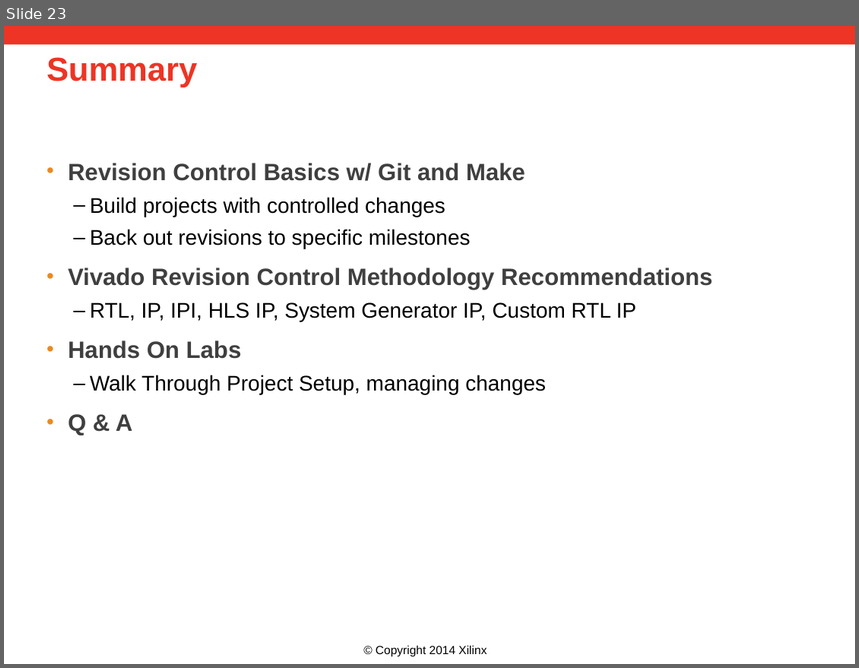
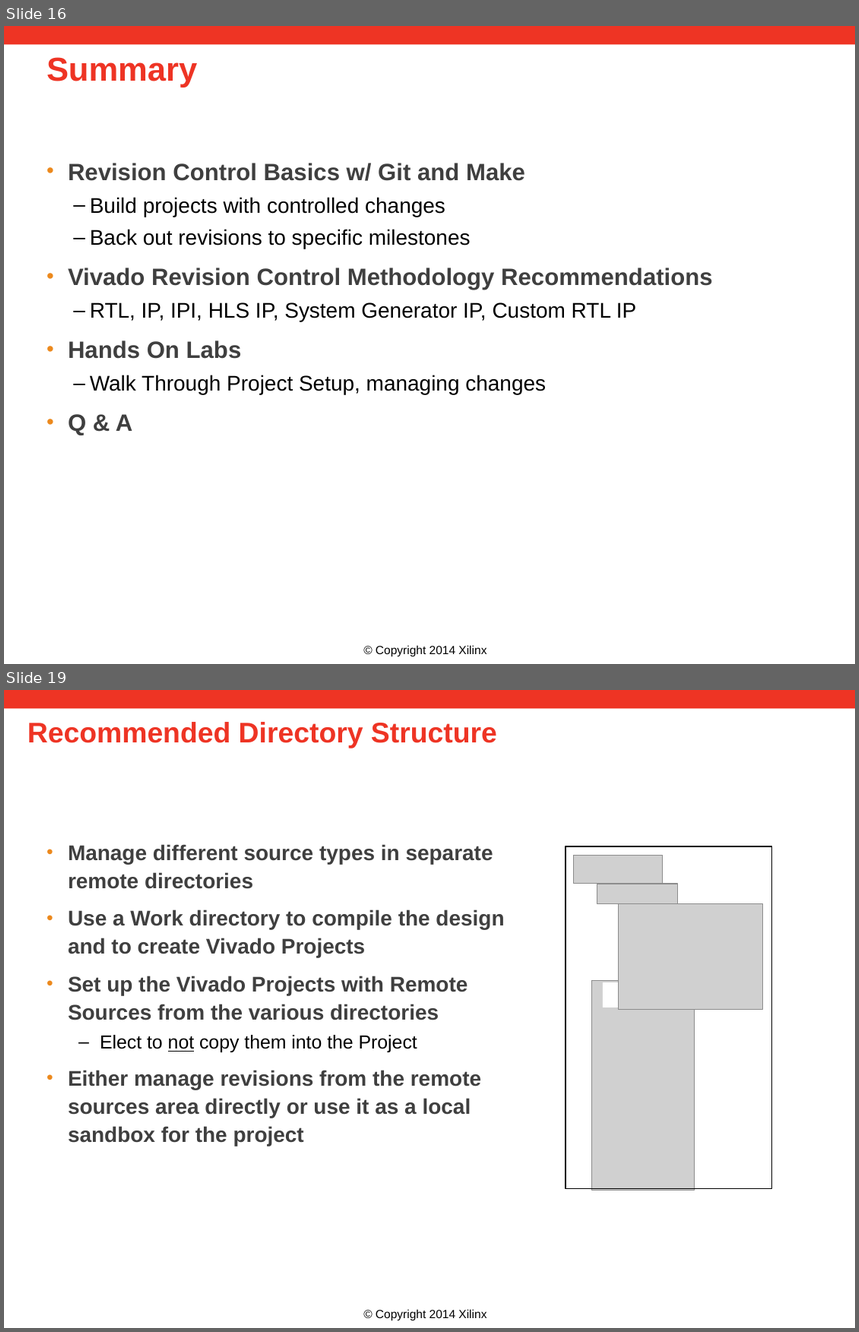
Before and after one commit to Xilinx/revCtrl, a slide deck: doc/versionControl.pptx. Shown one above the other, each under a label of ours: slide 23 before the commit, slides 16 and 19 after it; the slides between them are not shown. The pictures are 859x668 and 859x1332 pixels, drawn with LibreOffice and Linux fonts; fonts in the diff are those of the drawing; grey boxes stand for pictures; background and template pictures are left out. Boxes give left, top, right and bottom in pixels: in the first picture for what was removed or moved away, otherwise in the second. Text is boxed around its words. In the diff, an @@ line names an element or a change of style, - is before the commit and + after.

```diff
--- a/doc/versionControl.pptx
+++ b/doc/versionControl.pptx
@@ slide 19 added at (x1=4, y1=690, x2=855, y2=1328), background #FFFFFF; not listed: 2 template elements that a slide beside it also shows @@
@@ title added at (x1=28, y1=722, x2=497, y2=749), 24 pt, text #EE3424, bold @@
+Recommended Directory Structure
@@ text added at (x1=68, y1=844, x2=504, y2=1146), 18 pt, text #3F3F3F, bold @@
+• Manage different source types in separate remote directories
+• Use a Work directory to compile the design and to create Vivado Projects
+• Set up the Vivado Projects with Remote Sources from the various directories
+  – Elect to not copy them into the Project
+• Either manage revisions from the remote sources area directly or use it as a local sandbox for the project
@@ rectangle added at (x1=566, y1=847, x2=772, y2=1189), outline #000000 1 pt @@
@@ picture added at (x1=574, y1=855, x2=663, y2=883) @@
@@ picture added at (x1=598, y1=884, x2=678, y2=904) @@
@@ picture added at (x1=619, y1=904, x2=763, y2=1009) @@
@@ picture added at (x1=592, y1=980, x2=694, y2=1191) @@
@@ rectangle added at (x1=602, y1=983, x2=683, y2=1008), fill #FFFFFF @@
@@ what was slide 23 is now slide 16 @@
```
Also in this commit, not shown: 2 slides changed, 5 other slides added, 1 other file.
